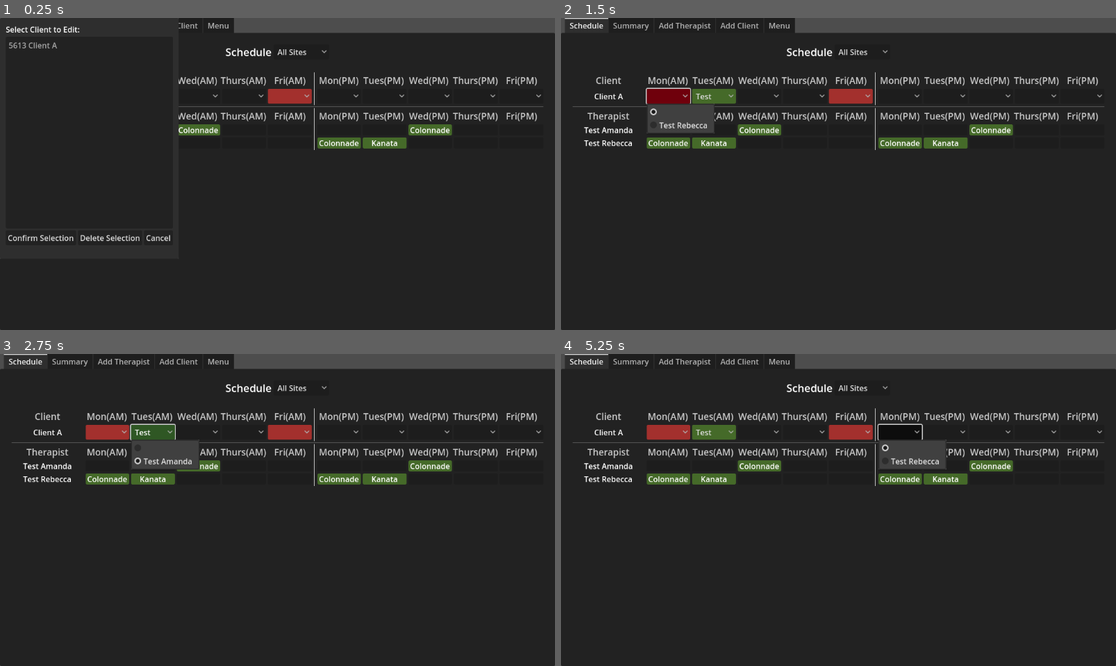
Above: before the commit, frames 1-4 (two rows, left to right).
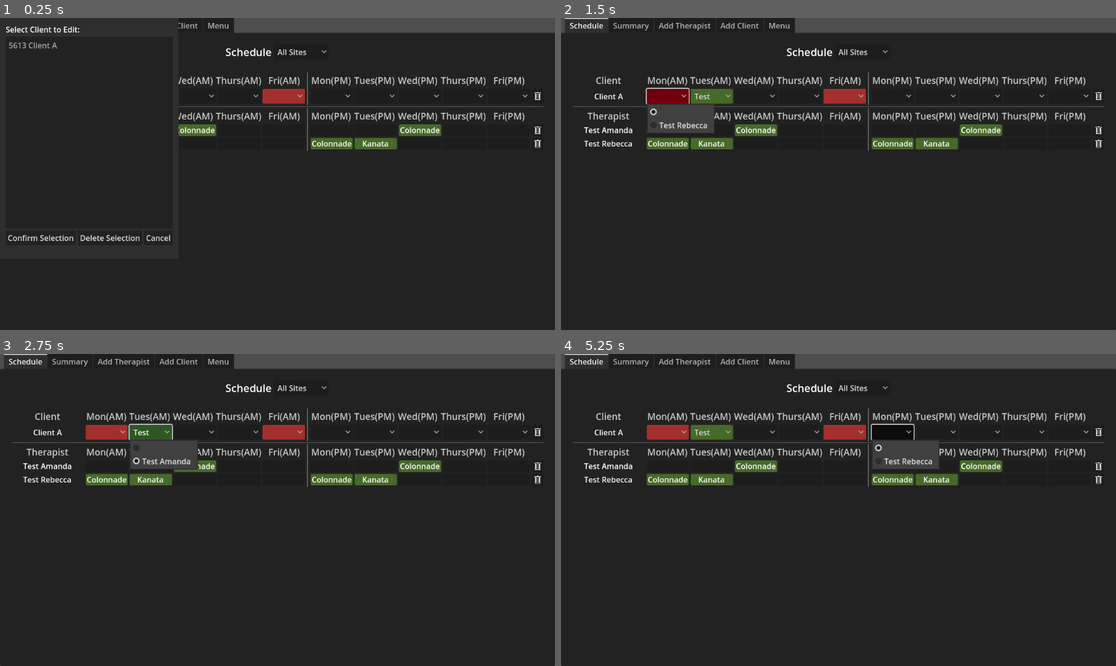
Above: after the commit, the same moments.

Repository: Nishi790/caseload_assigner
Game: Godot game, scene res://main_view.tscn
Same seed, same stepped clock (60 frames per second), same inputs: the game is played once before the commit and once after it.
Inputs (mouse positions are in pixels of both pictures, inside the frame that each line leads up to; where the layout moved, square brackets give the same spot in the first picture):
- Up to frame 1 (0.25 s): no input
- Up to frame 2 (1.5 s): click "All Sites" at 0.5 s; click (666, 96) at 1.25 s
- Up to frame 3 (2.75 s): click "Test Amanda" at 2 s
- Up to frame 4 (5.25 s): click (755, 432) [760, 432] at 2.75 s; click (799, 432) [805, 432] at 3.5 s; click (844, 432) [849, 432] at 4.25 s; click (894, 432) [899, 432] at 5 s

The runs differ from the first frame. In frame 1, 3.0% of the frame differs, in the area x 32-98%, y 17-43%; in frame 2, 3.7%; in frame 3, 3.8%; in frame 4, 4.0%, in the area x 4-98%, y 17-43%.

Commit message:
Added delete button for therapists and clients. Tooltips for therapist slots that are filled to state who is in the slot

Diff:
--- a/UI/person_entry.gd
+++ b/UI/person_entry.gd
@@ -18,6 +18,8 @@
 @export var wed_pm_selector: OptionButton
 @export var thurs_pm_selector: OptionButton
 @export var fri_pm_selector: OptionButton
+
+@export var delete_button: Button
 
 var all_selectors: Array[OptionButton]
 
--- a/UI/person_entry.tscn
+++ b/UI/person_entry.tscn
@@ -1,8 +1,9 @@
-[gd_scene load_steps=2 format=3 uid="uid://ulss7unlmaei"]
+[gd_scene load_steps=3 format=3 uid="uid://ulss7unlmaei"]
 
 [ext_resource type="Script" path="res://UI/person_entry.gd" id="1_uiest"]
+[ext_resource type="Texture2D" uid="uid://dtsjvqqskvgss" path="res://icons/delete.png" id="2_cxpug"]
 
-[node name="PersonEntry" type="HBoxContainer" node_paths=Pac …(183 unchanged characters)… , "thurs_pm_selector", "fri_pm_selector")]
+[node name="PersonEntry" type="HBoxContainer" node_paths=Pac …(183 unchanged characters)… , "thurs_pm_selector", "fri_pm_selector", "delete_button")]
 anchors_preset = 15
 anchor_right = 1.0
 anchor_bottom = 1.0
@@ -20,6 +21,7 @@
 wed_pm_selector = NodePath("HBoxContainer2/WedPM")
 thurs_pm_selector = NodePath("HBoxContainer2/ThursPM")
 fri_pm_selector = NodePath("HBoxContainer2/FriPM")
+delete_button = NodePath("Delete")
 
 [node name="Name" type="Label" parent="."]
 custom_minimum_size = Vector2(150, 0)
@@ -109,3 +111,9 @@
 text_overrun_behavior = 3
 clip_text = true
 fit_to_longest_item = false
+
+[node name="Delete" type="Button" parent="."]
+layout_mode = 2
+tooltip_text = "Delete Client"
+icon = ExtResource("2_cxpug")
+icon_alignment = 1
--- a/UI/schedule_view.gd
+++ b/UI/schedule_view.gd
@@ -10,6 +10,7 @@
 @export var client_schedule_container: VBoxContainer
 @export var staff_schedule_container: VBoxContainer
 @export var site_selector: OptionButton
+@export var confirm_delete: ConfirmationDialog
 
 
 var displayed_site: Schedule.Site
@@ -39,23 +40,15 @@
 
 	displayed_clients.clear()
 
-	if selected_site == -1:
-		for client: Client in CaseloadData.active_clients.values():
-			var new_entry: PersonScheduleEntry = client_entry_scene.instantiate()
-			client_schedule_container.add_child(new_entry)
-			new_entry.set_up_for_client(client)
-			new_entry.assignment_changed.connect(_update_therapist_display)
-			displayed_clients.append(new_entry)
-	else:
-		for client: Client in CaseloadData.active_clients.values():
-			if client.scheduled_site != selected_site:
-				continue
-			else:
-				var new_entry: PersonScheduleEntry = client_entry_scene.instantiate()
-				client_schedule_container.add_child(new_entry)
-				new_entry.set_up_for_client(client)
-				new_entry.assignment_changed.connect(_update_affected_displays)
-				displayed_clients.append(new_entry)
+	for client: Client in CaseloadData.alphabetical_clients:
+		if client.scheduled_site != selected_site and displayed_site != Schedule.Site.ALL_SITES:
+			continue
+		var new_entry: PersonScheduleEntry = client_entry_scene.instantiate()
+		client_schedule_container.add_child(new_entry)
+		new_entry.set_up_for_client(client)
+		new_entry.assignment_changed.connect(_update_affected_displays)
+		new_entry.delete_button.pressed.connect(confirm_delete_client.bind(client))
+		displayed_clients.append(new_entry)
 
 
 func display_staff() -> void:
@@ -71,6 +64,7 @@
 		var new_entry: TherapistEntry = therapist_entry_scene.instantiate()
 		staff_schedule_container.add_child(new_entry)
 		new_entry.set_therapist(thx, displayed_site)
+		new_entry.delete_button.pressed.connect(confirm_delete_therapist.bind(new_entry.therapist))
 		displayed_therapists.append(new_entry)
 
 
@@ -107,3 +101,45 @@
 
 	display_clients(displayed_site)
 	display_staff()
+
+
+func confirm_delete_therapist(thx: Therapist) -> void:
+	confirm_delete.popup_centered()
+	if confirm_delete.confirmed.is_connected(delete_client):
+		confirm_delete.confirmed.disconnect(delete_client)
+	confirm_delete.confirmed.connect(delete_therapist.bind(thx), ConnectFlags.CONNECT_ONE_SHOT)
+	confirm_delete.dialog_text = "Are you sure you want to delete the therapist %s"  % thx.therapist_name
+
+
+func delete_therapist(thx: Therapist) -> void:
+	CaseloadData.delete_therapist(thx)
+	var entry_to_erase: TherapistEntry
+	for entry: TherapistEntry in displayed_therapists:
+		if entry.therapist == thx:
+			entry_to_erase = entry
+			break
+	displayed_therapists.erase(entry_to_erase)
+	entry_to_erase.queue_free()
+
+
+func confirm_delete_client(client: Client):
+	confirm_delete.popup_centered()
+	confirm_delete.confirmed.connect(delete_client.bind(client), ConnectFlags.CONNECT_ONE_SHOT)
+	if confirm_delete.confirmed.is_connected(delete_therapist):
+		confirm_delete.confirmed.disconnect(delete_therapist)
+	confirm_delete.dialog_text = "Are you sure you want to delete the client %s" % client.client_name
+
+
+func delete_client(client: Client):
+	var thx_to_update: Array[Therapist]
+	for thx: Therapist in client.assigned_therapists.values():
+		thx_to_update.append(thx)
+	CaseloadData.delete_client(client)
+	var client_display_to_delete: PersonScheduleEntry
+	for display: PersonScheduleEntry in displayed_clients:
+		if display.client == client:
+			client_display_to_delete = display
+			break
+	client_display_to_delete.queue_free()
+	displayed_clients.erase(client_display_to_delete)
+	_update_therapist_display(thx_to_update)
--- a/UI/schedule_view.tscn
+++ b/UI/schedule_view.tscn
@@ -12,7 +12,7 @@
 font_size = 19
 font_color = Color(0.787759, 0.787759, 0.787759, 1)
 
-[node name="ScheduleView" type="PanelContainer" node_paths=PackedStringArray("client_schedule_container", "staff_schedule_container", "site_selector")]
+[node name="ScheduleView" type="PanelContainer" node_paths=PackedStringArray("client_schedule_container", "staff_schedule_container", "site_selector", "confirm_delete")]
 anchors_preset = 15
 anchor_right = 1.0
 anchor_bottom = 1.0
@@ -24,6 +24,7 @@
 client_schedule_container = NodePath("MarginContainer/ScrollContainer/VBoxContainer/Clients")
 staff_schedule_container = NodePath("MarginContainer/ScrollContainer/VBoxContainer/Therapists")
 site_selector = NodePath("MarginContainer/ScrollContainer/VBoxContainer/HBoxContainer/Site")
+confirm_delete = NodePath("ConfirmationDialog")
 
 [node name="MarginContainer" type="MarginContainer" parent="."]
 layout_mode = 2
@@ -156,6 +157,10 @@
 label_settings = SubResource("LabelSettings_2r55g")
 horizontal_alignment = 1
 
+[node name="Control" type="Control" parent="MarginContainer/ScrollContainer/VBoxContainer/ClientTitles"]
+custom_minimum_size = Vector2(24, 0)
+layout_mode = 2
+
 [node name="Clients" type="VBoxContainer" parent="MarginContainer/ScrollContainer/VBoxContainer"]
 layout_mode = 2
 
@@ -253,5 +258,11 @@
 label_settings = SubResource("LabelSettings_2r55g")
 horizontal_alignment = 1
 
+[node name="Control" type="Control" parent="MarginContainer/ScrollContainer/VBoxContainer/TherapistTitles"]
+custom_minimum_size = Vector2(24, 0)
+layout_mode = 2
+
 [node name="Therapists" type="VBoxContainer" parent="MarginContainer/ScrollContainer/VBoxContainer"]
 layout_mode = 2
+
+[node name="ConfirmationDialog" type="ConfirmationDialog" parent="."]
--- a/UI/therapist_entry.gd
+++ b/UI/therapist_entry.gd
@@ -19,6 +19,8 @@
 @export var thurs_pm_label: Label
 @export var fri_pm_label: Label
 
+@export var delete_button: Button
+
 var all_labels: Array[Label]
 
 
@@ -39,6 +41,7 @@
 
 
 
+
 func set_therapist(new_therapist: Therapist, site: Schedule.Site = Schedule.Site.ALL_SITES) -> void:
 	therapist = new_therapist
 	_display_therapist(site)
@@ -53,23 +56,28 @@
 	for block: Schedule.Block in therapist.work_schedule:
 		var site: Schedule.Site = therapist.work_schedule[block]
 
-		if target_site != Schedule.Site.ALL_SITES:
-			if site != target_site:
-				continue
-
 		var target_label: Label = find_label(block)
 		var panel: PanelContainer = target_label.get_parent()
 
 		if therapist.admin_blocks.has(block):
 			if site == Schedule.Site.ALL_SITES:
 				panel.theme_type_variation = "error"
-			else:
+				target_label.set_text(Schedule.get_site_string(site))
+			elif target_site == Schedule.Site.ALL_SITES or site == target_site:
 				panel.theme_type_variation = "free"
-			target_label.set_text(Schedule.get_site_string(site))
+				target_label.set_text(Schedule.get_site_string(site))
 
 		else:
 			panel.theme_type_variation = ""
 			target_label.set_text("")
+			var site_string: String = Schedule.get_site_string(site)
+			var client_name: String = ""
+			if therapist.scheduled_blocks.has(block):
+				client_name = therapist.scheduled_blocks[block].client_name
+				var tool_tip_text = ": ".join([site_string, client_name])
+				target_label.tooltip_text = tool_tip_text
+			else:
+				target_label.tooltip_text = site_string
 
 
 
--- a/UI/therapist_entry.tscn
+++ b/UI/therapist_entry.tscn
@@ -1,8 +1,9 @@
-[gd_scene load_steps=2 format=3 uid="uid://de8mc07iaext6"]
+[gd_scene load_steps=3 format=3 uid="uid://de8mc07iaext6"]
 
 [ext_resource type="Script" path="res://UI/therapist_entry.gd" id="1_bofwp"]
+[ext_resource type="Texture2D" uid="uid://dtsjvqqskvgss" path="res://icons/delete.png" id="2_cccdb"]
 
-[node name="TherapistEntry" type="HBoxContainer" node_paths=PackedStringArray("name_label", "mon_am_label", "tues_am_label", "wed_am_label", "thurs_am_label", "fri_am_label", "mon_pm_label", "tues_pm_label", "wed_pm_label", "thurs_pm_label", "fri_pm_label")]
+[node name="TherapistEntry" type="HBoxContainer" node_paths=PackedStringArray("name_label", "mon_am_label", "tues_am_label", "wed_am_label", "thurs_am_label", "fri_am_label", "mon_pm_label", "tues_pm_label", "wed_pm_label", "thurs_pm_label", "fri_pm_label", "delete_button")]
 anchors_preset = 15
 anchor_right = 1.0
 anchor_bottom = 1.0
@@ -20,10 +21,12 @@
 wed_pm_label = NodePath("HBoxContainer2/PanelContainer8/WedPM")
 thurs_pm_label = NodePath("HBoxContainer2/PanelContainer9/ThursPM")
 fri_pm_label = NodePath("HBoxContainer2/PanelContainer10/FriPM")
+delete_button = NodePath("Delete")
 
 [node name="ThxName" type="Label" parent="."]
 custom_minimum_size = Vector2(150, 0)
 layout_mode = 2
+mouse_filter = 1
 horizontal_alignment = 1
 clip_text = true
 text_overrun_behavior = 3
@@ -39,6 +42,7 @@
 
 [node name="MonAM" type="Label" parent="HBoxContainer/PanelContainer"]
 layout_mode = 2
+mouse_filter = 1
 horizontal_alignment = 1
 
 [node name="PanelContainer2" type="PanelContainer" parent="HBoxContainer"]
@@ -48,6 +52,7 @@
 
 [node name="TuesAM" type="Label" parent="HBoxContainer/PanelContainer2"]
 layout_mode = 2
+mouse_filter = 1
 horizontal_alignment = 1
 
 [node name="PanelContainer3" type="PanelContainer" parent="HBoxContainer"]
@@ -57,6 +62,7 @@
 
 [node name="WedAM" type="Label" parent="HBoxContainer/PanelContainer3"]
 layout_mode = 2
+mouse_filter = 1
 horizontal_alignment = 1
 
 [node name="PanelContainer4" type="PanelContainer" parent="HBoxContainer"]
@@ -66,6 +72,7 @@
 
 [node name="ThursAM" type="Label" parent="HBoxContainer/PanelContainer4"]
 layout_mode = 2
+mouse_filter = 1
 horizontal_alignment = 1
 
 [node name="PanelContainer5" type="PanelContainer" parent="HBoxContainer"]
@@ -75,6 +82,7 @@
 
 [node name="FriAM" type="Label" parent="HBoxContainer/PanelContainer5"]
 layout_mode = 2
+mouse_filter = 1
 horizontal_alignment = 1
 
 [node name="VSeparator" type="VSeparator" parent="."]
@@ -91,6 +99,7 @@
 
 [node name="MonPM" type="Label" parent="HBoxContainer2/PanelContainer6"]
 layout_mode = 2
+mouse_filter = 1
 horizontal_alignment = 1
 
 [node name="PanelContainer7" type="PanelContainer" parent="HBoxContainer2"]
@@ -100,6 +109,7 @@
 
 [node name="TuesPM" type="Label" parent="HBoxContainer2/PanelContainer7"]
 layout_mode = 2
+mouse_filter = 1
 horizontal_alignment = 1
 
 [node name="PanelContainer8" type="PanelContainer" parent="HBoxContainer2"]
@@ -109,6 +119,7 @@
 
 [node name="WedPM" type="Label" parent="HBoxContainer2/PanelContainer8"]
 layout_mode = 2
+mouse_filter = 1
 horizontal_alignment = 1
 
 [node name="PanelContainer9" type="PanelContainer" parent="HBoxContainer2"]
@@ -118,6 +129,7 @@
 
 [node name="ThursPM" type="Label" parent="HBoxContainer2/PanelContainer9"]
 layout_mode = 2
+mouse_filter = 1
 horizontal_alignment = 1
 
 [node name="PanelContainer10" type="PanelContainer" parent="HBoxContainer2"]
@@ -127,4 +139,11 @@
 
 [node name="FriPM" type="Label" parent="HBoxContainer2/PanelContainer10"]
 layout_mode = 2
+mouse_filter = 1
 horizontal_alignment = 1
+
+[node name="Delete" type="Button" parent="."]
+layout_mode = 2
+tooltip_text = "Delete Therapist"
+icon = ExtResource("2_cccdb")
+icon_alignment = 1
Binary file added: icons/delete.png
Not shown, added: icons/delete.png.import
